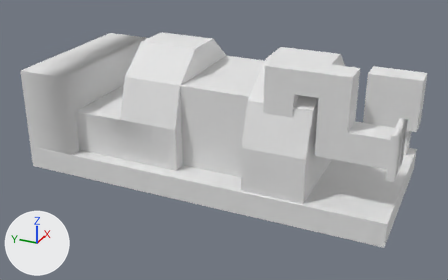
What one commit did to the OBJ model src/main/resources/assets/immersiveindustry/models/block/multiblocks/steam_turbine.obj.
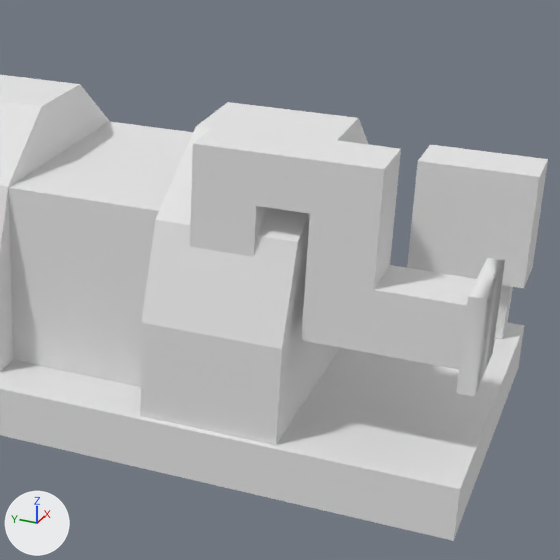
Old and new are each drawn whole from a camera (50 mm lens) standing at (-10.61, -2.07, 4.66) and looking at (-0.74, 2.37, -0.28) and again close up on the part from 39% to 97% of the width and 0% to 92% of the height. The lights are fixed; the arrows at lower left show +X, +Y and +Z. Where no turn or scale is listed for an object, it has been applied to the vertices.

The older version as bpy lines, for what is in view:
```python
me_base_1 = bpy.data.meshes.new('base_1')
me_base_1.from_pydata(...)  # 117 vertices, 78 faces; spans x -2.01..1.0, y -1.0..6.0, z -1.0..1.65
me_base_1.materials.append(mat_steam_turbine)  # its picture is missing
# before: 9 (-1.26, 1.2, 1.65) at pixel (216, 125), 10 (-1.76, 1.2, 1.65) at pixel (192, 143), 12 (-1.71, 1.5, 1.0) at pixel (155, 219), 28 (-1.76, 0.7, 1.25) at pixel (256, 205), 29 (-1.26, 0.7, 1.25)
# before: 33 (-1.26, 1.2, 0.79), 34 (-1.76, 1.2, 0.79), 50 (-1.26, 1.2, 1.25), 65 (-1.71, 0.39, 1.0) at pixel (297, 242), 66 (-1.96, 0.39, 0.25) at pixel (281, 349)
# before: 67 (-1.96, 1.5, 0.25) at pixel (141, 322), 97 (-1.76, 1.2, 0.78), 98 (-1.76, 0.7, 0.79), 99 (-1.76, 1.2, 1.25) at pixel (191, 195), 103 (-1.26, 0.7, 0.79)
# before: 104 (-1.96, 1.5, -0.56) at pixel (140, 415), 109 (-1.96, 0.39, -0.56) at pixel (275, 445)
ob_base_1 = bpy.data.objects.new('base_1', me_base_1)
ob_base_1.location = (0.0, 0.0, 0.0)
```
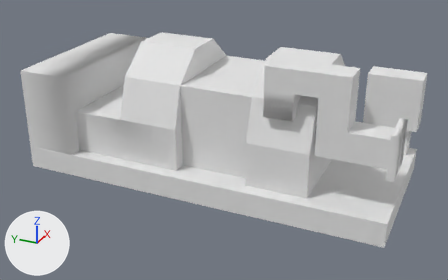
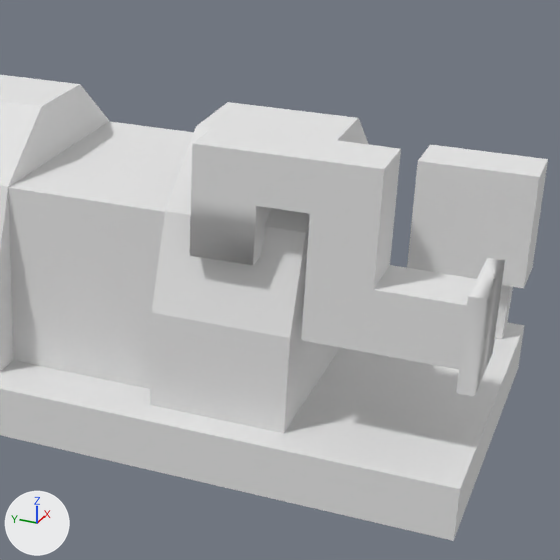
Location of each change, (x1, y1, x2, y2) in pixels of the close-ups (560 x 560 px):
part 1 of me_base_1, built on
    before: (140, 118, 369, 445)
    after: (150, 118, 369, 433)

Edits to the bpy script that builds the scene:
```text
Change me_base_1:
    where me_base_1.from_pydata(...)  # 117 vertices, 78 faces; spans x -2.01..1.0, y -1.0..6.0, z -1.0..1.65
    used by ob_base_1; location = (0.0, 0.0, 0.0)
    verts and faces of me_base_1; kept vertices keep their numbers, new ones are numbered from 117
    me_base_1 part 1
    add delete_vertices([33, 34, 97, 98])  # with the faces that use them
    add for i in [12, 65, 66, 67, 104, 109]: verts[i] += (0.2, 0.0, 0.0)
    add verts[117] = (-1.76, 0.7, 0.78)  # pixel (253, 265)
    add verts[118] = (-1.26, 1.2, 0.77)
    add verts[119] = (-1.76, 1.2, 0.77)  # pixel (189, 255)
    add verts[120] = (-1.26, 0.7, 0.78)
    add faces += [(28, 117, 103, 29), (9, 118, 119, 10), (28, 99, 119, 117), (117, 119, 118, 120), (29, 103, 118, 50)]
```
